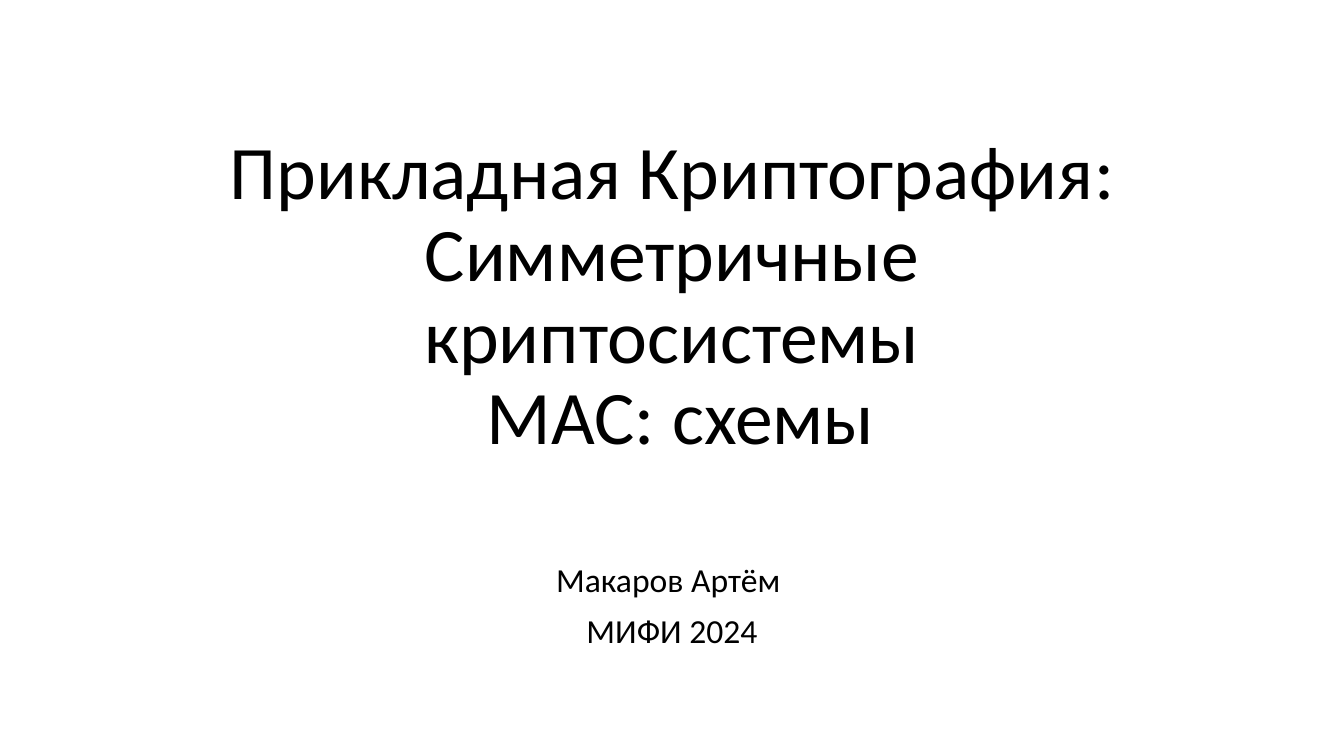
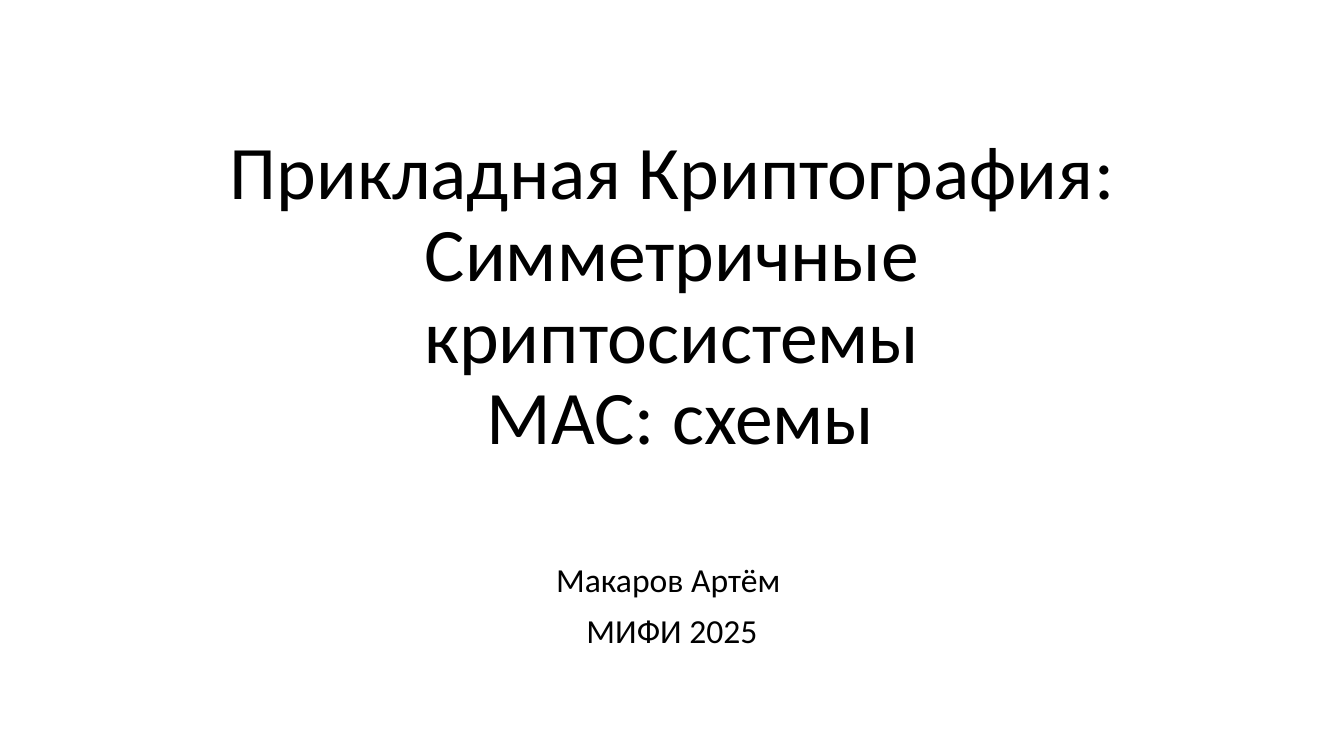
Before and after one commit to CryptoCourse/CryptoLectures, a slide deck: slide 1 of Lectures/Lecture10.pptx. Drawn at 1344x756 pixels with LibreOffice and Linux fonts; fonts in the diff are those of the drawing. Boxes give left, top, right and bottom in pixels: in the first picture for what was removed or moved away, otherwise in the second. Text is boxed around its words. In the diff, an @@ line names an element or a change of style, - is before the commit and + after.

```diff
--- a/Lectures/Lecture10.pptx
+++ b/Lectures/Lecture10.pptx
@@ subtitle at [586, 620, 757, 644]: text changed @@
-МИФИ 2024
+МИФИ 2025
```
Also in this commit, not shown: 4 other files.
